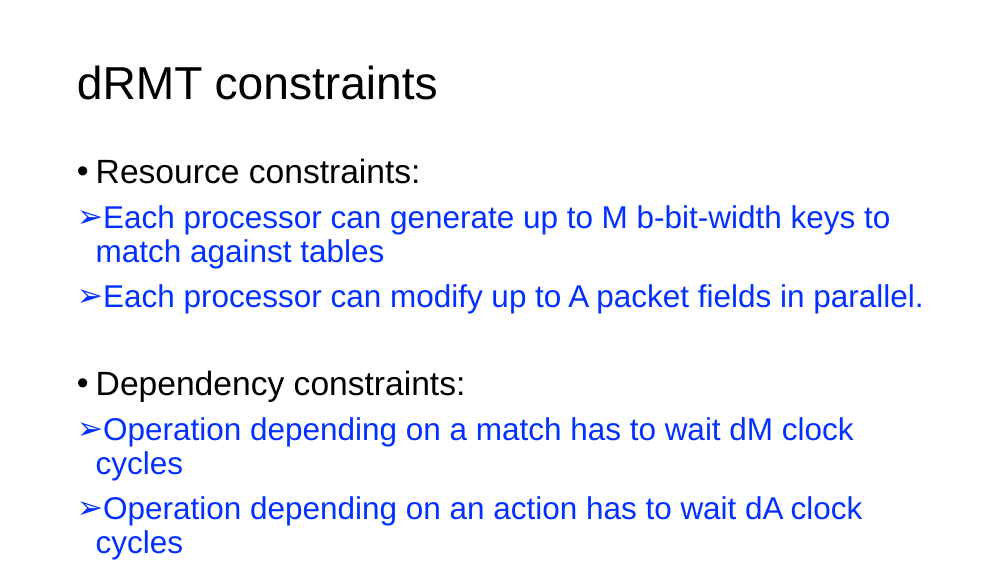
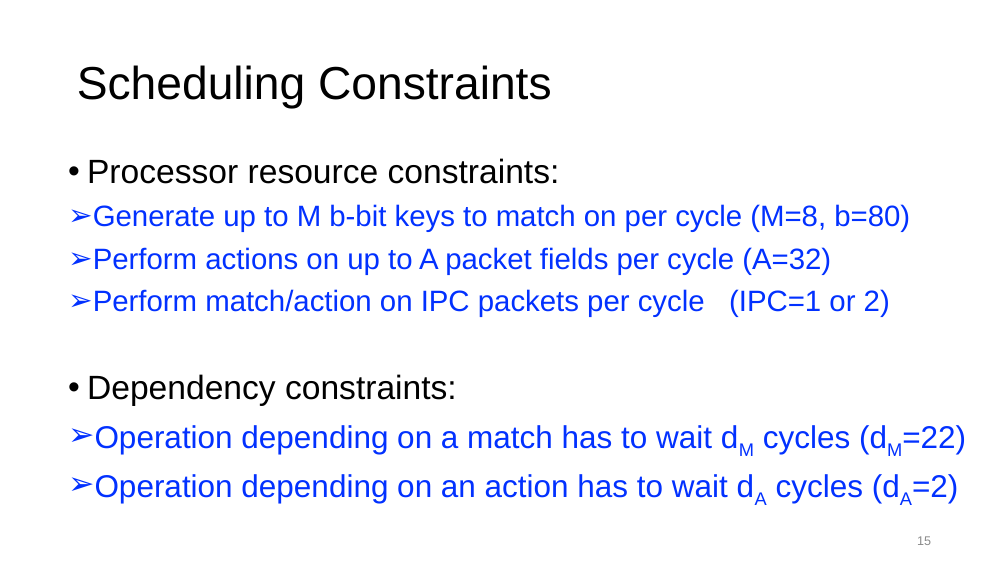
Before and after one commit to anirudhSK/drmt_talk, a slide deck: slide 15 of drmt.pptx. Drawn at 1008x567 pixels with LibreOffice and Linux fonts; fonts in the diff are those of the drawing. Boxes give left, top, right and bottom in pixels: in the first picture for what was removed or moved away, otherwise in the second. Text is boxed around its words. In the diff, an @@ line names an element or a change of style, - is before the commit and + after.

```diff
--- a/drmt.pptx
+++ b/drmt.pptx
@@ title at <box>77,65,552,109</box>: text changed @@
-dRMT constraints
+Scheduling Constraints
@@ text "Processor resource constraints:": place and size @@
-text "Processor resource constraints:" at <box>96,158,923,525</box>
+text "Processor resource constraints:" at <box>87,158,966,503</box>
@@ text at <box>87,158,910,317</box>: text changed; size 30 to 28 pt @@
-• Resource constraints:
-➢ Each processor can generate up to M b-bit-width keys to match against tables
-  ➢ Each processor can modify up to A packet fields in parallel.
+• Processor resource constraints:
+➢ Generate up to M b-bit keys to match on per cycle (M=8, b=80)
+  ➢ Perform actions on up to A packet fields per cycle (A=32)
+  ➢ Perform match/action on IPC packets per cycle (IPC=1 or 2)
@@ text at <box>95,425,966,503</box>: text changed @@
-  ➢ Operation depending on a match has to wait dM clock cycles
-  ➢ Operation depending on an action has to wait dA clock cycles
+  ➢ Operation depending on a match has to wait dM cycles (dM=22)
+  ➢ Operation depending on an action has to wait dA cycles (dA=2)
@@ page number added at <box>917,536,931,545</box>, 12 pt, text #8C8C8C @@
+15
```
Also in this commit, not shown: 19 other slides changed, 6 slides added, 13 slides removed, 2 other files.
